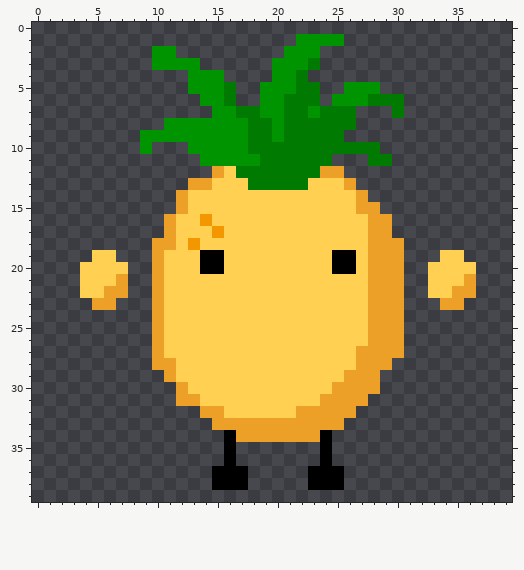
Two versions of one pixel-art sprite, v3/images/win.png. Above: the version before the commit.
The file is 40x40 pixels. Colours within 5 levels of each other are drawn and written as one.
The result:
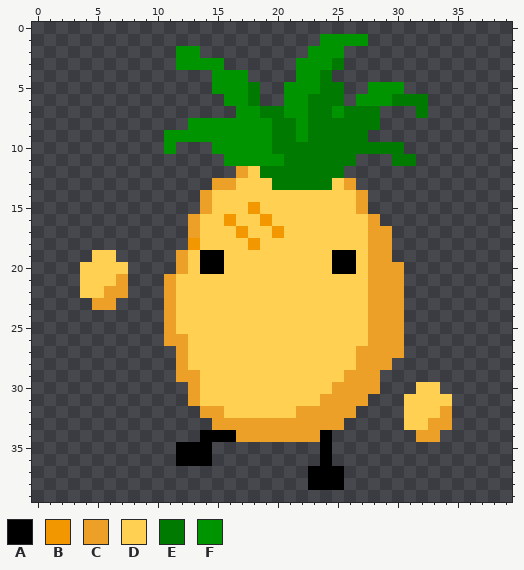
Palette (. is transparent): A #000000  B #f39700  C #eca027  D #ffd051  E #007a00  F #009400
From old to new:
y 1: x 22..23 FF -> ..; x 26..27 .. -> FF
y 2: x 10..13 FF.. -> ..FF; x 21..22 FF -> ..; x 24..25 .. -> FF
y 3: x 10..11 FF -> ..; x 14..15 .. -> FF; x 20..21 FF -> ..; x 23..25 E.. -> FFE
y 4: x 13..14 FF -> ..; x 16..17 .. -> FF; x 20..24 FFE.. -> ..FFE
y 5: x 13..14 FF -> ..; x 16..20 E..FF -> FFE..; x 22..27 EE..FF -> FFEE..; x 29..30 .. -> FF
y 6: x 14..22 FFE..FFEE -> ..FFE..FF; x 24..26 .FF -> EE.; x 28..29 EE -> FF; x 31..32 .. -> EE
y 7: x 15..23 FFEEFFEEF -> ..FFEEFFE; x 25 E -> F; x 27..28 .. -> EE; x 30 E -> .; x 32 . -> E
y 8: x 11..12 FF -> ..; x 18..20 EEF -> FFE; x 22 E -> F; x 27..28 .. -> EE
y 9: x 9..10 FF -> ..; x 18..20 EEF -> FFE; x 22 E -> F; x 26..27 .. -> EE
y 10: x 9 F -> .; x 11 . -> F; x 13..14 FF -> ..; x 18..19 EE -> FF; x 29..30 .. -> EE
y 11: x 14..15 FF -> ..; x 19..20 EE -> FF; x 25..26 .. -> EE; x 28..31 EE.. -> ..EE
y 12: x 15..18 CDEE -> ..CD; x 24..25 CC -> EE
y 13: x 13..16 CCDD -> ..CC; x 18..19 EE -> DD; x 23..24 DD -> EE
y 14: x 12..14 CDD -> ..C
y 15: x 12..14 CDD -> ..C; x 18 D -> B; x 28 C -> .
y 16: x 11..14 CDDB -> ..CD; x 16 D -> B; x 19 D -> B; x 29 C -> .
y 17: x 11..13 CDD -> ..C; x 15 B -> D; x 17 D -> B; x 20 D -> B
y 18: x 10..12 CCD -> ...; x 18 D -> B; x 30 C -> .
y 19: x 10..12 CDD -> ..C; x 30 C -> .; x 34..35 DD -> ..
y 20: x 10..12 CDD -> ..C; x 33..36 DDDD -> ....
y 21: x 10..11 CD -> .C; x 33..36 DDDC -> ....
y 22: x 10..11 CD -> .C; x 33..36 DDCC -> ....
y 23: x 10..11 CD -> .C; x 34..35 CC -> ..
y 24..25: x 10..11 CD -> .C
y 26: x 10..12 CDD -> .CC
y 27: x 10..12 CDD -> ..C
y 28: x 10..12 CCD -> ..C
y 29: x 11..13 CDD -> .CC
y 30: x 12..13 CD -> .C; x 32..33 .. -> DD
y 31: x 12 C -> .; x 31..34 .... -> DDDD
y 32: x 31..34 .... -> DDDC
y 33: x 31..34 .... -> DDCC
y 34: x 14..15 .. -> AA; x 32..33 .. -> CC
y 35..36: x 12..14 ... -> AAA; x 16 A -> .
y 37..38: x 15..17 AAA -> ...
Where, in picture pixels (left, top, right, bottom), the same in both pictures:
changed: (140, 34, 476, 490)
